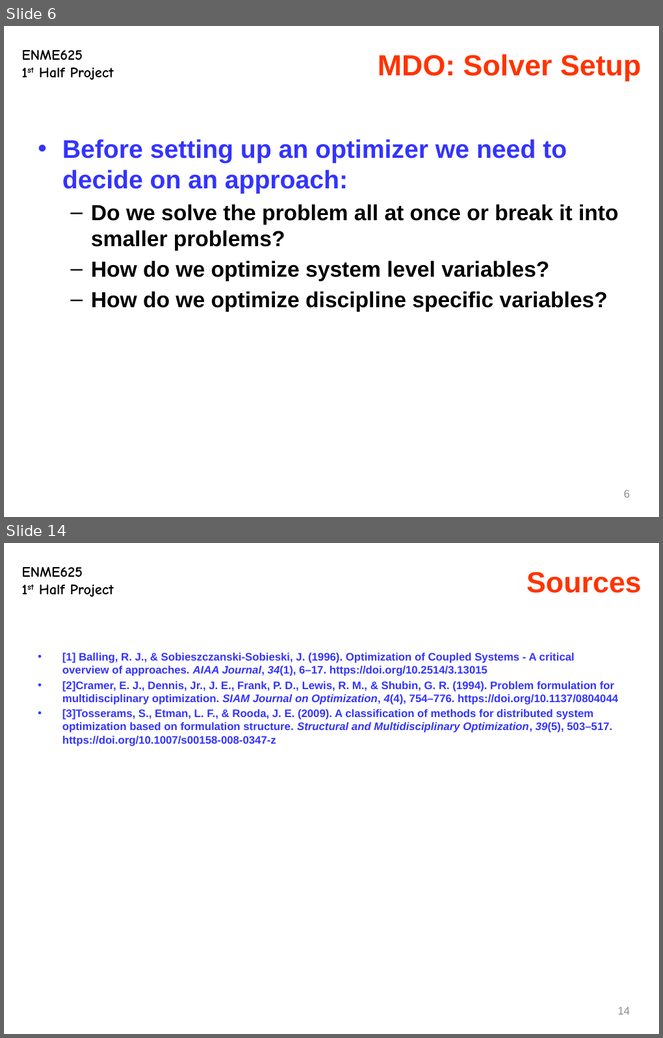
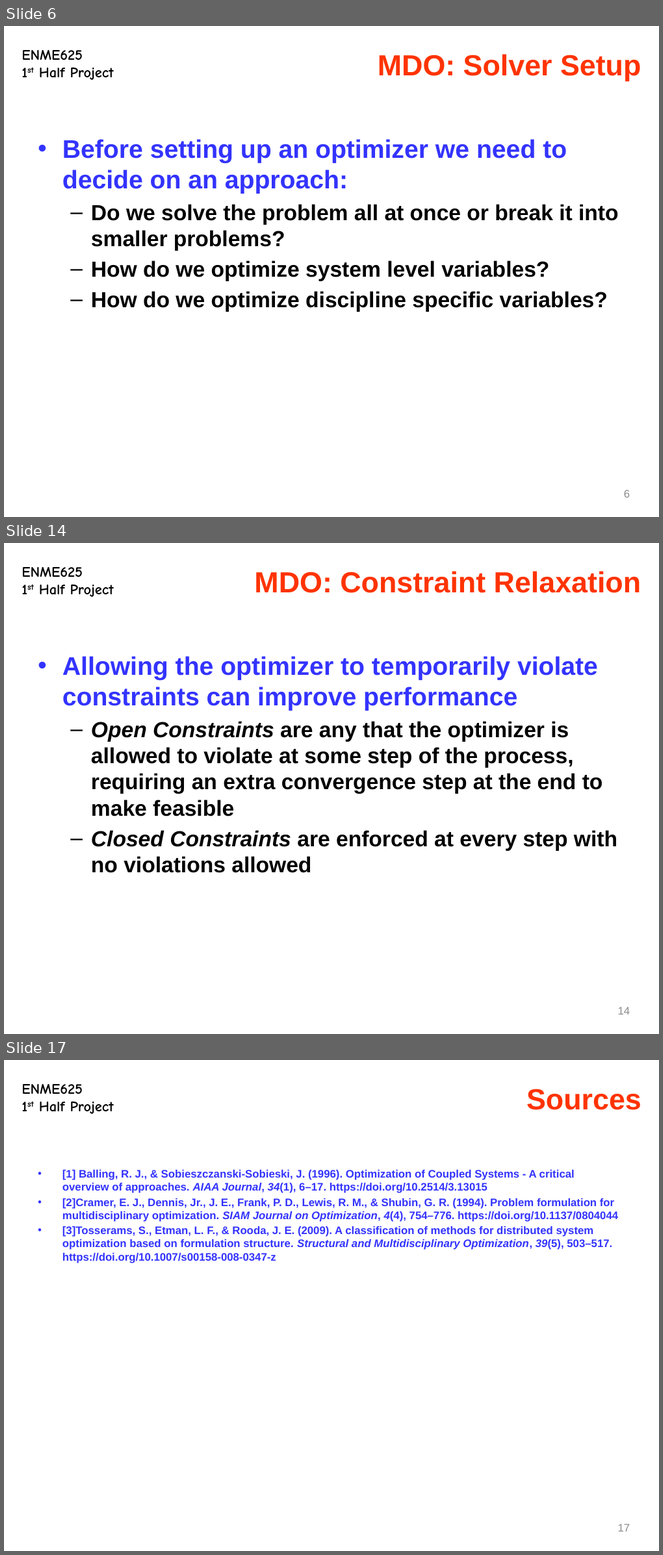
Before and after one commit to hqqen/eeby-deeby, a slide deck: class-work/optimization/project 1/slides.pptx. Shown one above the other, each under a label of ours: slides 6 and 14 before the commit, slides 6, 14 and 17 after it; the slides between them are not shown. The pictures are 663x1038 and 663x1555 pixels, drawn with LibreOffice and Linux fonts; fonts in the diff are those of the drawing. Boxes give left, top, right and bottom in pixels: in the first picture for what was removed or moved away, otherwise in the second. Text is boxed around its words. In the diff, an @@ line names an element or a change of style, - is before the commit and + after.

```diff
--- a/class-work/optimization/project 1/slides.pptx
+++ b/class-work/optimization/project 1/slides.pptx
@@ slide 14 added at (x1=4, y1=543, x2=659, y2=1034), background #FFFFFF; not listed: 1 template element that a slide beside it also shows @@
@@ title added at (x1=254, y1=571, x2=641, y2=593), 32 pt, text #FF3300, bold @@
+MDO: Constraint Relaxation
@@ text added at (x1=62, y1=656, x2=618, y2=873), 24 pt, text #000000, bold @@
+• Allowing the optimizer to temporarily violate constraints can improve performance
+  – Open Constraints are any that the optimizer is allowed to violate at some step of the process, requiring an extra convergence step at the end to make feasible
+  – Closed Constraints are enforced at every step with no violations allowed
@@ page number added at (x1=618, y1=1007, x2=631, y2=1015), 12 pt, text #8C8C8C @@
+14
@@ what was slide 14 is now slide 17 @@
@@ page number at (x1=618, y1=1524, x2=631, y2=1532): text changed @@
-14
+17
```
Also in this commit, not shown: 5 slides changed, 4 other slides added, 32 slides removed, 1 other file.
